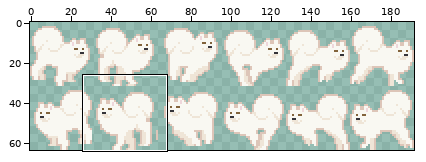
File history of a sprite sheet, Wooft/Assets/Sprites/Wooft_Character_Main_Dog_Run.png. The picture above shows the old version from afar; the outline marks the close-up.
Close-up. As it was:
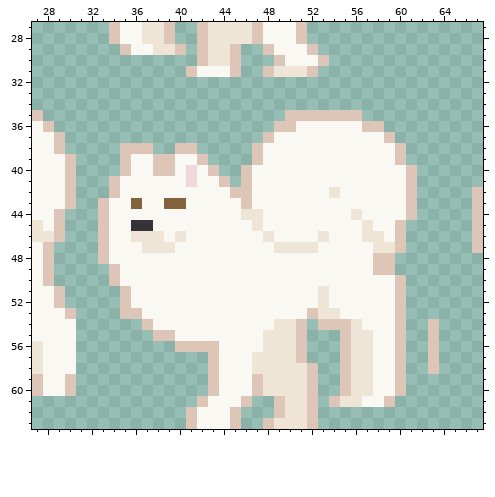
The file is 192x64 pixels. Shown: x 27..67, y 27..63.
After the commit:
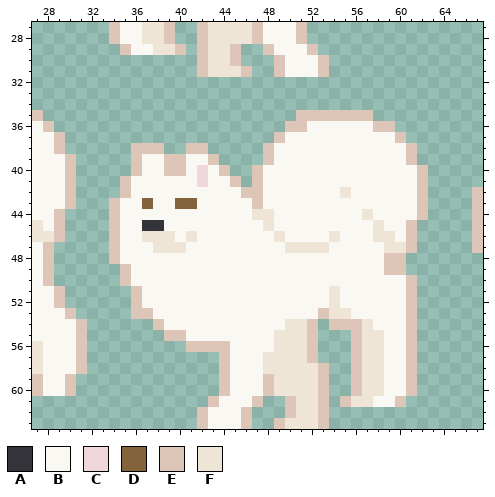
Palette (. is transparent): A #343339  B #f9f8f2  C #efd7db  D #82633b  E #ddc5b8  F #efe5d7
Change:
Changed rows in their new state; - is an unchanged pixel.
first column x 41:
31 .EFFFE-.EBBBE
first column x 31:
35 -------------------.------E------
36 ------------------.-E-----B-E----
37 -----------------.E---------BE---
38 ----.--E-.-E----.E-----------BE--
39 ----.E-B-E-BE---.E-----------BE--
40 ----.E-B-EBCBE-.E-------------BE-
41 ---.E-----BC-BE.E-------------BE-
42 ---.E---------B-E------BF-----BE-
43 --.E-BD-B-D----BE-------------BE-
44 --.E-----------B-F-------BF---BE-
45 --.E-B-A--------BF--------BF-BE--
46 --.E-B--FBF------BF---BF--B-FBE--
47 --.E--B--F--------B---F----B-FE--
48 --.E-----------------------B-E---
49 ---.E----------------------B-E---
50 ---.E------------------------BE--
51 ----.E----------------BF-----BE--
52 ----.E----------------BF-----BE--
53 ----.-E--------------BE-F----BE--
54 E-----.E----------B-FE.--EF--BE-.
55 E------.-E-------B--FE--.E-F-BE-.
56 E--------.---E---B--FE--.E-F-BE-.
57 E-----------.E--B---FE--.E-F-BE-.
58 E-----------.E--B----FE-.E-F-BE-.
59 ------------.E--BE---FE-.E-F-BE--
60 ------------.E--BE---FE-.E-F-BE--
61 -----------.E--BE-.E-FE.E-F-BE---
62 ----------.E--BE--.E-FE----------
63 ----------.E--BE-.E--FE----------
